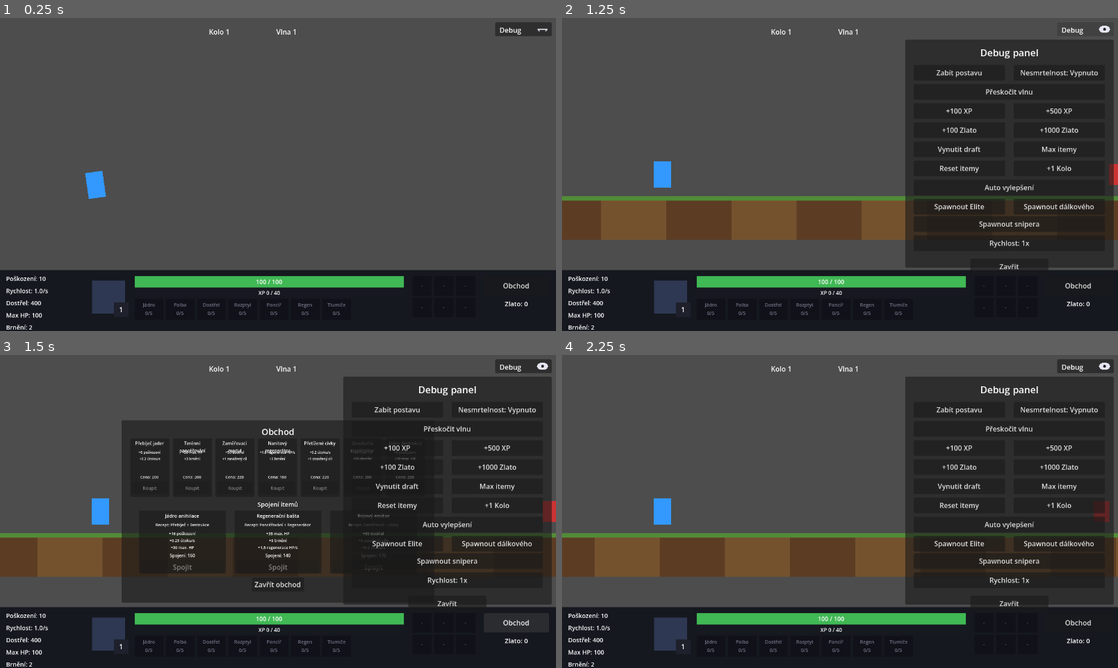
Above: before the commit, frames 1-4 (two rows, left to right).
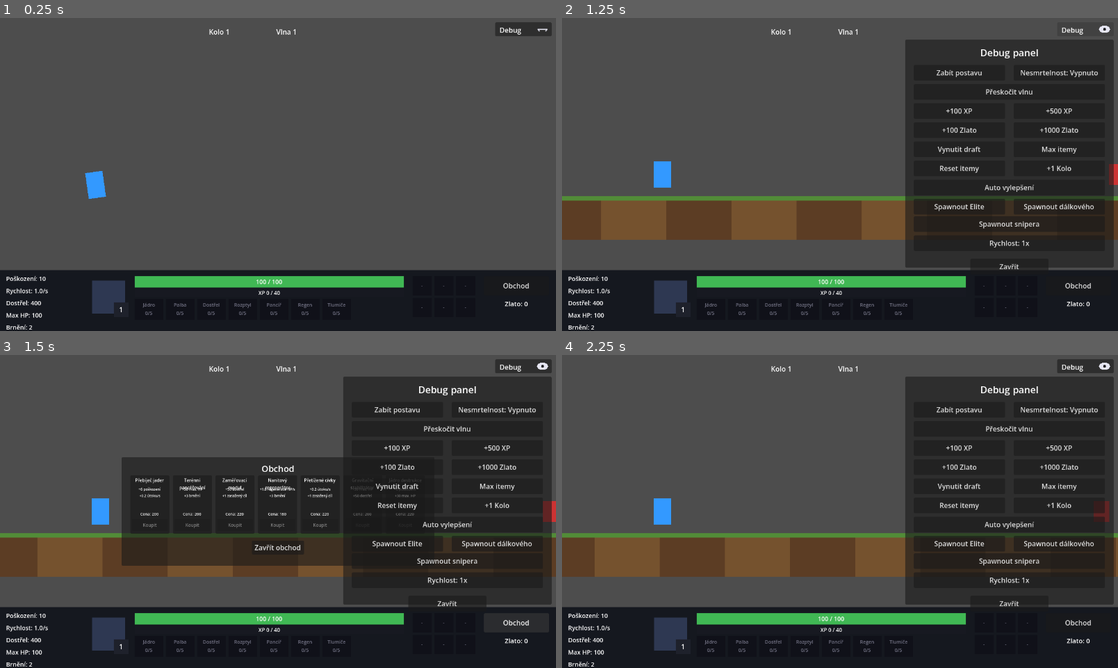
Above: after the commit, the same moments.

Repository: Wazzbi/auto-battler
Game: Godot game, scene res://scenes/main.tscn
Two runs of this game, one before a commit and one after it. Both use one fixed random seed, a clock stepped at 60 frames per second and the inputs below.
Inputs:
- Up to frame 1 (0.25 s): no input
- Up to frame 2 (1.25 s): click "Debug" at 0.5 s
- Up to frame 3 (1.5 s): click "Obchod" at 1.25 s
- Up to frame 4 (2.25 s): click "Zavřít obchod" at 2 s

Frames 1-2 are identical in both runs. In frame 3, 12% of the frame differs, in the area x 21-76%, y 20-80%; in frame 4, nothing differs.

Commit message:
Remove the shop combine system in favor of a planned rarity redesign
The tier-2 combine mechanic (fuse 2 basic items into 1 stronger item)
solved the same problem a planned Bazaar-inspired rarity system will
solve more generally (repeated investment in one item makes it
stronger) - keeping both would double the balance surface for no
benefit, so this retires combine now rather than carrying dead-end
complexity forward. Shop panel also shrinks from 420px to 250px now
that the combine card section is gone.

CLAUDE.md and project memory updated with the rarity system design
(4 tiers, cost/power curves, Gold-tier special effects) so it's ready
to build from when that work starts.

Co-Authored-By: Claude Sonnet 5 <noreply@anthropic.com>

Diff:
--- a/scenes/ui/hud.gd
+++ b/scenes/ui/hud.gd
@@ -48,14 +48,6 @@
 	$Control/ShopPanel/ShopCard4,
 	$Control/ShopPanel/ShopCard5,
 	$Control/ShopPanel/ShopCard6,
-]
-## Karty pro tier-2 (spojené) itemy - viz GameManager.SHOP_COMBINE_ORDER.
-## Oddělené od shop_cards, protože se tu neplní stejný katalog (SHOP_ITEM_ORDER
-## vs. SHOP_COMBINE_ORDER) a mají navíc RecipeLabel.
-@onready var shop_combine_cards: Array = [
-	$Control/ShopPanel/ShopCombineCard0,
-	$Control/ShopPanel/ShopCombineCard1,
-	$Control/ShopPanel/ShopCombineCard2,
 ]
 ## Zobrazuje vlastněné obchodní itemy v BottomBaru - na rozdíl od
 ## _item_slots (draftnuté itemy, pevné pořadí podle ITEM_ORDER) se tyhle
@@ -377,24 +369,14 @@
 		var action_button: Button = card.get_node("ActionButton")
 		action_button.pressed.connect(_on_shop_card_action_pressed.bind(item_id))
 
-	for i in GameManager.SHOP_COMBINE_ORDER.size():
-		var item_id: String = GameManager.SHOP_COMBINE_ORDER[i]
-		var card: Panel = shop_combine_cards[i]
-		var action_button: Button = card.get_node("ActionButton")
-		action_button.pressed.connect(_on_shop_card_action_pressed.bind(item_id))
-
-
-## Koupě/spojení/prodej rozhoduje podle AKTUÁLNÍHO vlastnictví a receptu v
-## okamžiku kliknutí, ne podle toho, co tlačítko říkalo při posledním
-## refreshi - GameManager si to stejně ověří sám (can_buy_shop_item()/
-## can_combine_shop_item()/owned_shop_items.has()), tohle jen zavolá tu
-## správnou ze tří funkcí. Item s neprázdným receptem (tier 2) se nedá koupit
-## přímo za zlato, jen spojit z komponent.
+
+## Koupě/prodej rozhoduje podle AKTUÁLNÍHO vlastnictví v okamžiku kliknutí,
+## ne podle toho, co tlačítko říkalo při posledním refreshi - GameManager si
+## to stejně ověří sám (can_buy_shop_item()/owned_shop_items.has()), tohle je
+## jen aby se zavolala ta správná ze dvou funkcí.
 func _on_shop_card_action_pressed(item_id: String) -> void:
 	if GameManager.owned_shop_items.has(item_id):
 		GameManager.sell_shop_item(item_id)
-	elif not GameManager.SHOP_ITEMS[item_id]["recipe"].is_empty():
-		GameManager.combine_shop_item(item_id)
 	else:
 		GameManager.buy_shop_item(item_id)
 
@@ -429,40 +411,6 @@
 			cost_label.text = "Cena: %d" % int(definition["cost"])
 			action_button.text = "Koupit"
 			action_button.disabled = not GameManager.can_buy_shop_item(item_id)
-
-	_refresh_shop_combine_cards()
-
-
-## Karty pro tier-2 itemy navíc ukazují recept (krátké názvy obou komponent)
-## - stejná logika koupě/prodeje jako u _refresh_shop_panel(), jen "Koupit"
-## nahrazuje "Spojit" a podmínka je can_combine_shop_item() místo
-## can_buy_shop_item().
-func _refresh_shop_combine_cards() -> void:
-	for i in GameManager.SHOP_COMBINE_ORDER.size():
-		var item_id: String = GameManager.SHOP_COMBINE_ORDER[i]
-		var definition: Dictionary = GameManager.SHOP_ITEMS[item_id]
-		var card: Panel = shop_combine_cards[i]
-		var name_label: Label = card.get_node("NameLabel")
-		var recipe_label: Label = card.get_node("RecipeLabel")
-		var desc_label: Label = card.get_node("DescLabel")
-		var cost_label: Label = card.get_node("CostLabel")
-		var action_button: Button = card.get_node("ActionButton")
-
-		name_label.text = definition["name"]
-		var recipe_names: Array[String] = []
-		for component_id in definition["recipe"]:
-			recipe_names.append(GameManager.SHOP_ITEMS[component_id]["short_name"])
-		recipe_label.text = "Recept: %s" % " + ".join(recipe_names)
-		desc_label.text = definition["desc"]
-
-		if GameManager.owned_shop_items.has(item_id):
-			cost_label.text = "Vlastníš"
-			action_button.text = "Prodat"
-			action_button.disabled = false
-		else:
-			cost_label.text = "Spojení: %d" % int(definition["cost"])
-			action_button.text = "Spojit"
-			action_button.disabled = not GameManager.can_combine_shop_item(item_id)
 
 
 ## Zobrazuje vlastněné obchodní itemy v BottomBaru (mimo obchod samotný) -
--- a/scenes/ui/hud.tscn
+++ b/scenes/ui/hud.tscn
@@ -522,9 +522,9 @@
 anchor_right = 0.5
 anchor_bottom = 0.5
 offset_left = -360.0
-offset_top = -210.0
+offset_top = -125.0
 offset_right = 360.0
-offset_bottom = 210.0
+offset_bottom = 125.0
 
 [node name="Title" type="Label" parent="Control/ShopPanel" unique_id=1857439836]
 layout_mode = 0
@@ -872,196 +872,12 @@
 theme_override_font_sizes/font_size = 10
 text = "Koupit"
 
-[node name="CombineTitle" type="Label" parent="Control/ShopPanel"]
-layout_mode = 0
-offset_left = 20.0
-offset_top = 184.0
-offset_right = 700.0
-offset_bottom = 204.0
-theme_override_font_sizes/font_size = 14
-text = "Spojení itemů"
-horizontal_alignment = 1
-
-[node name="ShopCombineCard0" type="Panel" parent="Control/ShopPanel"]
-layout_mode = 0
-offset_left = 40.0
-offset_top = 208.0
-offset_right = 240.0
-offset_bottom = 352.0
-
-[node name="NameLabel" type="Label" parent="Control/ShopPanel/ShopCombineCard0"]
-layout_mode = 0
-offset_left = 6.0
-offset_top = 4.0
-offset_right = 194.0
-offset_bottom = 24.0
-theme_override_font_sizes/font_size = 11
-text = "Název"
-horizontal_alignment = 1
-autowrap_mode = 2
-
-[node name="RecipeLabel" type="Label" parent="Control/ShopPanel/ShopCombineCard0"]
-layout_mode = 0
-offset_left = 6.0
-offset_top = 26.0
-offset_right = 194.0
-offset_bottom = 44.0
-theme_override_font_sizes/font_size = 9
-text = "Recept"
-horizontal_alignment = 1
-autowrap_mode = 2
-
-[node name="DescLabel" type="Label" parent="Control/ShopPanel/ShopCombineCard0"]
-layout_mode = 0
-offset_left = 6.0
-offset_top = 46.0
-offset_right = 194.0
-offset_bottom = 94.0
-theme_override_font_sizes/font_size = 9
-text = "Popis"
-horizontal_alignment = 1
-autowrap_mode = 2
-
-[node name="CostLabel" type="Label" parent="Control/ShopPanel/ShopCombineCard0"]
-layout_mode = 0
-offset_left = 6.0
-offset_top = 96.0
-offset_right = 194.0
-offset_bottom = 112.0
-theme_override_font_sizes/font_size = 10
-text = "Spojení: 0"
-horizontal_alignment = 1
-
-[node name="ActionButton" type="Button" parent="Control/ShopPanel/ShopCombineCard0"]
-layout_mode = 0
-offset_left = 6.0
-offset_top = 114.0
-offset_right = 194.0
-offset_bottom = 140.0
-text = "Spojit"
-
-[node name="ShopCombineCard1" type="Panel" parent="Control/ShopPanel"]
-layout_mode = 0
-offset_left = 260.0
-offset_top = 208.0
-offset_right = 460.0
-offset_bottom = 352.0
-
-[node name="NameLabel" type="Label" parent="Control/ShopPanel/ShopCombineCard1"]
-layout_mode = 0
-offset_left = 6.0
-offset_top = 4.0
-offset_right = 194.0
-offset_bottom = 24.0
-theme_override_font_sizes/font_size = 11
-text = "Název"
-horizontal_alignment = 1
-autowrap_mode = 2
-
-[node name="RecipeLabel" type="Label" parent="Control/ShopPanel/ShopCombineCard1"]
-layout_mode = 0
-offset_left = 6.0
-offset_top = 26.0
-offset_right = 194.0
-offset_bottom = 44.0
-theme_override_font_sizes/font_size = 9
-text = "Recept"
-horizontal_alignment = 1
-autowrap_mode = 2
-
-[node name="DescLabel" type="Label" parent="Control/ShopPanel/ShopCombineCard1"]
-layout_mode = 0
-offset_left = 6.0
-offset_top = 46.0
-offset_right = 194.0
-offset_bottom = 94.0
-theme_override_font_sizes/font_size = 9
-text = "Popis"
-horizontal_alignment = 1
-autowrap_mode = 2
-
-[node name="CostLabel" type="Label" parent="Control/ShopPanel/ShopCombineCard1"]
-layout_mode = 0
-offset_left = 6.0
-offset_top = 96.0
-offset_right = 194.0
-offset_bottom = 112.0
-theme_override_font_sizes/font_size = 10
-text = "Spojení: 0"
-horizontal_alignment = 1
-
-[node name="ActionButton" type="Button" parent="Control/ShopPanel/ShopCombineCard1"]
-layout_mode = 0
-offset_left = 6.0
-offset_top = 114.0
-offset_right = 194.0
-offset_bottom = 140.0
-text = "Spojit"
-
-[node name="ShopCombineCard2" type="Panel" parent="Control/ShopPanel"]
-layout_mode = 0
-offset_left = 480.0
-offset_top = 208.0
-offset_right = 680.0
-offset_bottom = 352.0
-
-[node name="NameLabel" type="Label" parent="Control/ShopPanel/ShopCombineCard2"]
-layout_mode = 0
-offset_left = 6.0
-offset_top = 4.0
-offset_right = 194.0
-offset_bottom = 24.0
-theme_override_font_sizes/font_size = 11
-text = "Název"
-horizontal_alignment = 1
-autowrap_mode = 2
-
-[node name="RecipeLabel" type="Label" parent="Control/ShopPanel/ShopCombineCard2"]
-layout_mode = 0
-offset_left = 6.0
-offset_top = 26.0
-offset_right = 194.0
-offset_bottom = 44.0
-theme_override_font_sizes/font_size = 9
-text = "Recept"
-horizontal_alignment = 1
-autowrap_mode = 2
-
-[node name="DescLabel" type="Label" parent="Control/ShopPanel/ShopCombineCard2"]
-layout_mode = 0
-offset_left = 6.0
-offset_top = 46.0
-offset_right = 194.0
-offset_bottom = 94.0
-theme_override_font_sizes/font_size = 9
-text = "Popis"
-horizontal_alignment = 1
-autowrap_mode = 2
-
-[node name="CostLabel" type="Label" parent="Control/ShopPanel/ShopCombineCard2"]
-layout_mode = 0
-offset_left = 6.0
-offset_top = 96.0
-offset_right = 194.0
-offset_bottom = 112.0
-theme_override_font_sizes/font_size = 10
-text = "Spojení: 0"
-horizontal_alignment = 1
-
-[node name="ActionButton" type="Button" parent="Control/ShopPanel/ShopCombineCard2"]
-layout_mode = 0
-offset_left = 6.0
-offset_top = 114.0
-offset_right = 194.0
-offset_bottom = 140.0
-text = "Spojit"
-
 [node name="CloseButton" type="Button" parent="Control/ShopPanel" unique_id=1539487263]
 layout_mode = 0
 offset_left = 300.0
-offset_top = 362.0
+offset_top = 192.0
 offset_right = 420.0
-offset_bottom = 394.0
+offset_bottom = 224.0
 text = "Zavřít obchod"
 
 [node name="GameOverPanel" type="Panel" parent="Control" unique_id=2052936013]
--- a/scripts/autoload/game_manager.gd
+++ b/scripts/autoload/game_manager.gd
@@ -114,10 +114,14 @@
 ## reálné rozhodnutí, co koupit a co vynechat, ne jen "vezmi všechno".
 ## Itemy dávají víc statů najednou (na rozdíl od draftu, kde má každý item
 ## jen jeden stat) - odlišuje to obchod jako vlastní systém, ne jen druhou
-## cestu ke stejným číslům. `tier`/`recipe` jsou zatím nevyužitá pole
-## připravená pro budoucí "combine" strom (viz Card0..6 v hud.tscn) - až
-## bude existovat, item s tier > 1 bude mít recipe vyplněné ID komponent
-## itemů, které při "spojení" spotřebuje.
+## cestu ke stejným číslům.
+##
+## Dřív tu byl i "combine" strom (2 základní itemy -> 1 silnější tier-2 item)
+## - zrušený ve prospěch plánovaného systému rarity (Bronz/Stříbro/Zlato/
+## Diamant, opakovaná koupě stejného itemu zvedá jeho raritu), který dělá v
+## podstatě totéž (odměna za opakovanou investici), ale jako jeden sjednocený
+## systém místo dvou paralelních. Rarita zatím není implementovaná - tohle
+## je jen odstranění toho, co nahrazuje.
 const SHOP_ITEMS := {
 	"overcharged_core": {
 		"name": "Přebíječ jader",
@@ -125,8 +129,6 @@
 		"desc": "+6 poškození\n+0.2 útoku/s",
 		"stats": {"damage": 6.0, "attack_speed": 0.2},
 		"cost": 200,
-		"tier": 1,
-		"recipe": [],
 	},
 	"field_plating": {
 		"name": "Terénní pancéřování",
@@ -134,8 +136,6 @@
 		"desc": "+30 max. HP\n+3 brnění",
 		"stats": {"max_hp": 30.0, "armor": 3.0},
 		"cost": 200,
-		"tier": 1,
-		"recipe": [],
 	},
 	"targeting_module": {
 		"name": "Zaměřovací modul",
@@ -143,8 +143,6 @@
 		"desc": "+50 dostřel\n+1 zasažený cíl",
 		"stats": {"attack_range": 50.0, "multishot": 1.0},
 		"cost": 220,
-		"tier": 1,
-		"recipe": [],
 	},
 	"nanite_regenerator": {
 		"name": "Nanitový regenerátor",
@@ -152,8 +150,6 @@
 		"desc": "+1.0 regenerace HP/s\n+3 brnění",
 		"stats": {"hp_regen": 1.0, "armor": 3.0},
 		"cost": 180,
-		"tier": 1,
-		"recipe": [],
 	},
 	"overloaded_coils": {
 		"name": "Přetížené cívky",
@@ -161,8 +157,6 @@
 		"desc": "+0.2 útoku/s\n+1 zasažený cíl",
 		"stats": {"attack_speed": 0.2, "multishot": 1.0},
 		"cost": 220,
-		"tier": 1,
-		"recipe": [],
 	},
 	"gravity_stabilizer": {
 		"name": "Gravitační stabilizátor",
@@ -170,8 +164,6 @@
 		"desc": "+30 max. HP\n+50 dostřel",
 		"stats": {"max_hp": 30.0, "attack_range": 50.0},
 		"cost": 200,
-		"tier": 1,
-		"recipe": [],
 	},
 	"destruction_core": {
 		"name": "Jádro destrukce",
@@ -179,43 +171,6 @@
 		"desc": "+6 poškození\n+30 max. HP",
 		"stats": {"damage": 6.0, "max_hp": 30.0},
 		"cost": 220,
-		"tier": 1,
-		"recipe": [],
-	},
-	## --- Tier 2 (spojené itemy) ------------------------------------------
-	## "cost" tady NENÍ prodejní cena, ale poplatek za SPOJENÍ navrch k tomu,
-	## co obě komponenty už stály (viz combine_shop_item()). Spojení sní obě
-	## komponenty a nahradí je jedním itemem - čistý efekt na sloty je -1
-	## (2 komponenty zmizí, item přibude), takže nikdy nemůže narazit na
-	## MAX_SHOP_SLOTS. Staty jsou o něco víc než prostý součet komponent
-	## (odměna za investici), stejně jako u finálních itemů v League of
-	## Legends.
-	"annihilation_core": {
-		"name": "Jádro anihilace",
-		"short_name": "Anihilace",
-		"desc": "+16 poškození\n+0.25 útoku/s\n+30 max. HP",
-		"stats": {"damage": 16.0, "attack_speed": 0.25, "max_hp": 30.0},
-		"cost": 160,
-		"tier": 2,
-		"recipe": ["overcharged_core", "destruction_core"],
-	},
-	"regenerating_bastion": {
-		"name": "Regenerační bašta",
-		"short_name": "Bašta",
-		"desc": "+35 max. HP\n+8 brnění\n+1.5 regenerace HP/s",
-		"stats": {"max_hp": 35.0, "armor": 8.0, "hp_regen": 1.5},
-		"cost": 140,
-		"tier": 2,
-		"recipe": ["field_plating", "nanite_regenerator"],
-	},
-	"swarm_emitter": {
-		"name": "Rojový emitor",
-		"short_name": "Emitor",
-		"desc": "+50 dostřel\n+3 zasažené cíle\n+0.2 útoku/s",
-		"stats": {"attack_range": 50.0, "multishot": 3.0, "attack_speed": 0.2},
-		"cost": 170,
-		"tier": 2,
-		"recipe": ["targeting_module", "overloaded_coils"],
 	},
 }
 ## Pořadí itemů v obchodě - 7 itemů na jen 6 slotů (viz MAX_SHOP_SLOTS), takže
@@ -223,12 +178,6 @@
 const SHOP_ITEM_ORDER: Array[String] = [
 	"overcharged_core", "field_plating", "targeting_module", "nanite_regenerator",
 	"overloaded_coils", "gravity_stabilizer", "destruction_core"
-]
-## Pořadí spojitelných (tier 2) itemů - zobrazuje se ve zvláštní sekci
-## obchodu, ne v hlavním katalogu SHOP_ITEM_ORDER, protože se nedají koupit
-## přímo za zlato, jen spojit z komponent (viz combine_shop_item()).
-const SHOP_COMBINE_ORDER: Array[String] = [
-	"annihilation_core", "regenerating_bastion", "swarm_emitter"
 ]
 const MAX_SHOP_SLOTS: int = 6
 ## Kolik % z ceny itemu se vrátí při prodeji - nižší než 100 %, aby obchod
@@ -448,56 +397,16 @@
 	return true
 
 
-## Vrátí SHOP_SELL_REFUND_RATIO z CELKOVÉ investice do itemu a item zmizí ze
-## slotů úplně - na rozdíl od draftu tu nejsou ranky, které by šlo snižovat
-## po jednom. U tier-2 itemu je "celková investice" cena spojení PLUS obě
-## komponenty (viz _total_shop_item_value()), ne jen poslední poplatek za
-## spojení - jinak by prodej spojeného itemu vracel směšně málo vzhledem k
-## tomu, co do něj hráč reálně vložil.
+## Vrátí SHOP_SELL_REFUND_RATIO z ceny itemu a item zmizí ze slotů úplně -
+## na rozdíl od draftu tu nejsou ranky, které by šlo snižovat po jednom.
 func sell_shop_item(item_id: String) -> bool:
 	if not owned_shop_items.has(item_id):
 		return false
 
-	var refund: int = int(round(float(_total_shop_item_value(item_id)) * SHOP_SELL_REFUND_RATIO))
+	var refund: int = int(round(float(SHOP_ITEMS[item_id]["cost"]) * SHOP_SELL_REFUND_RATIO))
 	currency += refund
 	currency_changed.emit(currency)
 	owned_shop_items.erase(item_id)
-	shop_inventory_changed.emit()
-	return true
-
-
-## Součet ceny itemu a (rekurzivně) cen všech itemů v jeho receptu - u
-## tier-1 itemu (prázdný recipe) je to prostě jeho cost. Používá se pro
-## výpočet prodejního refundu, viz sell_shop_item().
-func _total_shop_item_value(item_id: String) -> int:
-	var definition: Dictionary = SHOP_ITEMS[item_id]
-	var value: int = int(definition["cost"])
-	for component_id in definition["recipe"]:
-		value += _total_shop_item_value(component_id)
-	return value
-
-
-## true, pokud hráč vlastní OBĚ komponenty z receptu, ještě item nevlastní a
-## má dost zlata na poplatek za spojení.
-func can_combine_shop_item(item_id: String) -> bool:
-	if owned_shop_items.has(item_id):
-		return false
-	for component_id in SHOP_ITEMS[item_id]["recipe"]:
-		if not owned_shop_items.has(component_id):
-			return false
-	return currency >= int(SHOP_ITEMS[item_id]["cost"])
-
-
-## Spotřebuje obě komponenty z receptu a nahradí je hotovým tier-2 itemem.
-func combine_shop_item(item_id: String) -> bool:
-	if not can_combine_shop_item(item_id):
-		return false
-
-	currency -= int(SHOP_ITEMS[item_id]["cost"])
-	currency_changed.emit(currency)
-	for component_id in SHOP_ITEMS[item_id]["recipe"]:
-		owned_shop_items.erase(component_id)
-	owned_shop_items.append(item_id)
 	shop_inventory_changed.emit()
 	return true
 
Not shown, changed: CLAUDE.md
